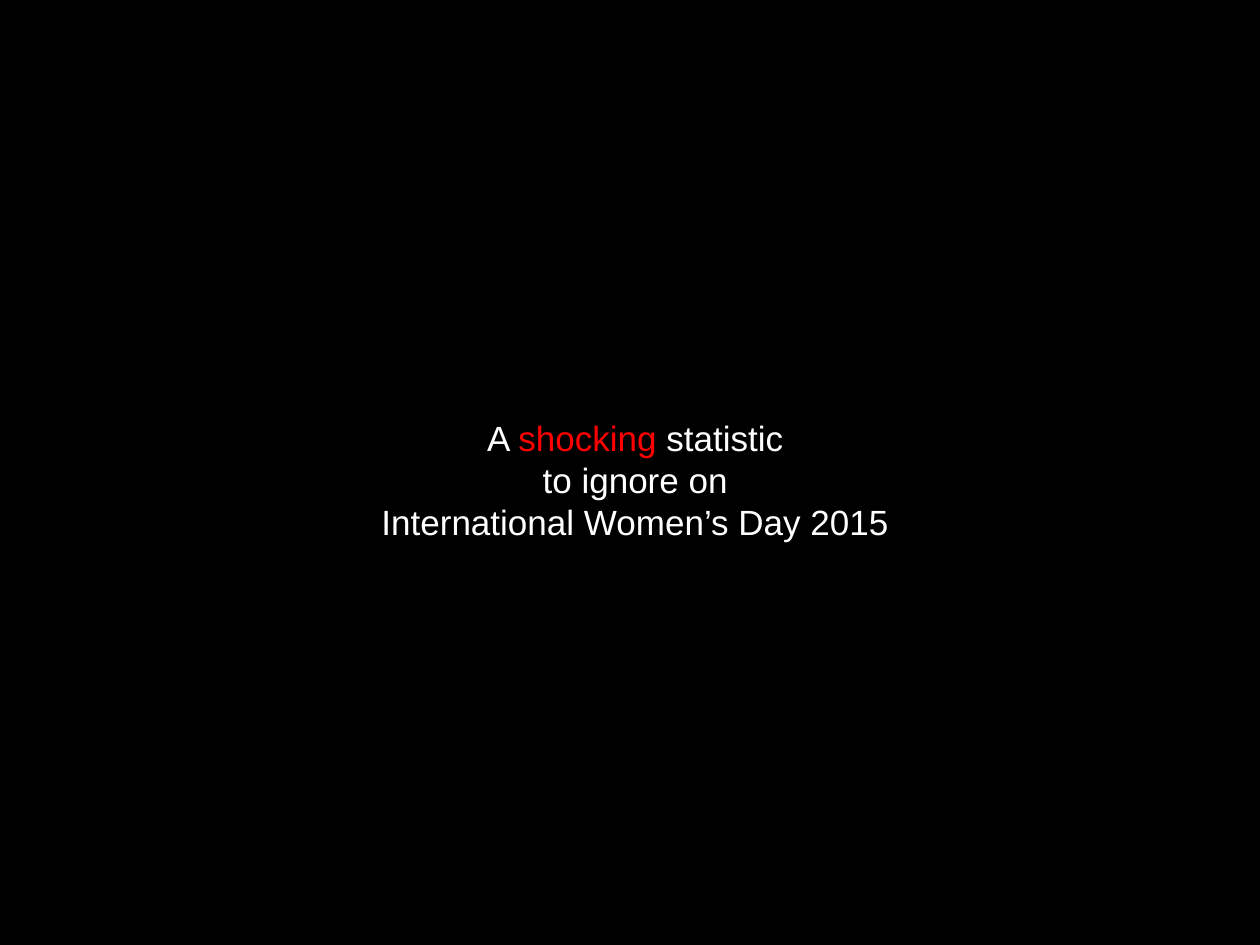
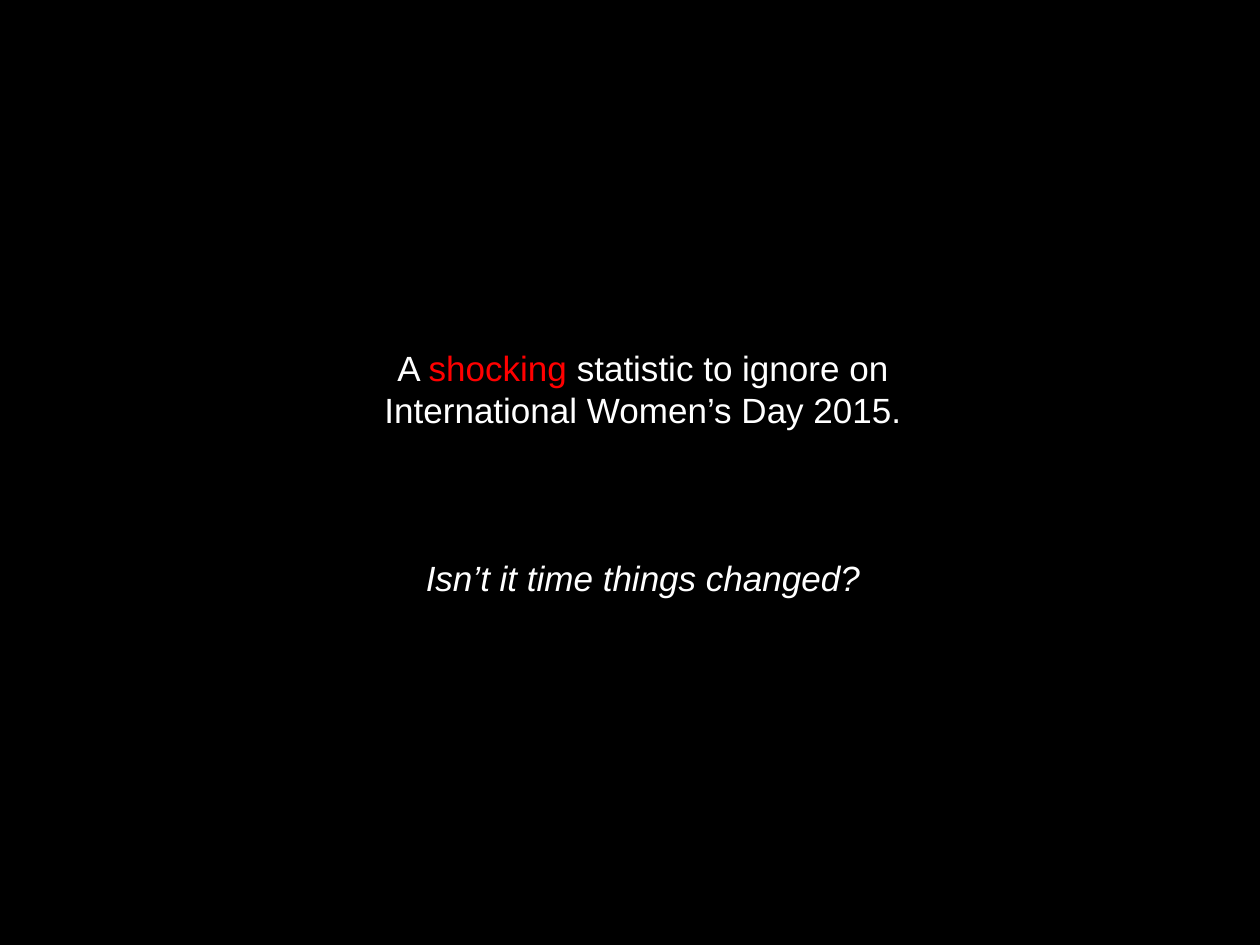
Before and after one commit to shlokadesai/coolNameHere, a slide deck: slide 4 of IntroPPT.pptx (slide 3 before the commit). Drawn at 1260x945 pixels with LibreOffice and Linux fonts; fonts in the diff are those of the drawing. Boxes give left, top, right and bottom in pixels: in the first picture for what was removed or moved away, otherwise in the second. Text is boxed around its words. In the diff, an @@ line names an element or a change of style, - is before the commit and + after.

```diff
--- a/IntroPPT.pptx
+++ b/IntroPPT.pptx
@@ title at [384,355,901,598]: text changed @@
-A shocking statistic
-to ignore on
-International Women’s Day 2015
+A shocking statistic to ignore on
+International Women’s Day 2015.
+Isn’t it time things changed?
```
Also in this commit, not shown: 2 other slides changed, 1 slide added, 1 slide removed, 4 other files.
